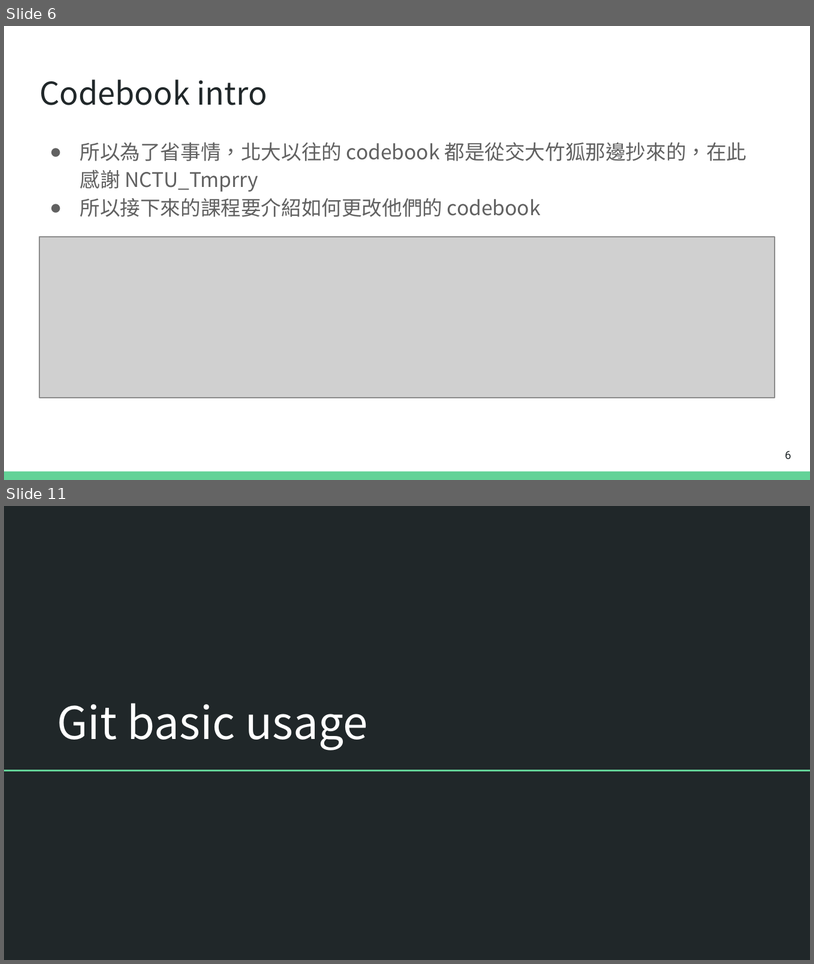
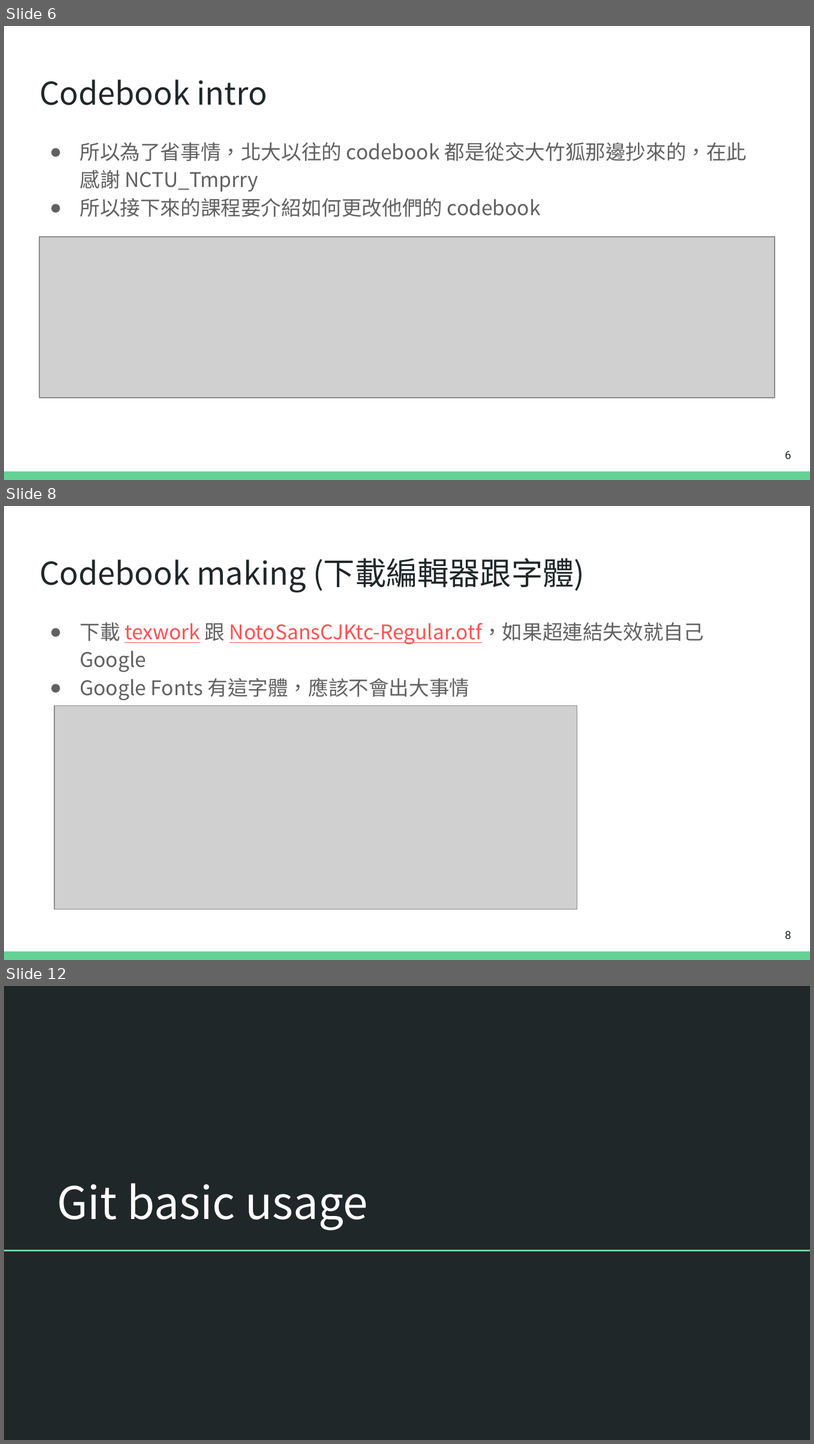
Before and after one commit to huskyhello/NTPU_codebook, a slide deck: codebook_tutorial.pptx. Shown one above the other, each under a label of ours: slides 6 and 11 before the commit, slides 6, 8 and 12 after it; the slides between them are not shown. The pictures are 814x964 and 814x1444 pixels, drawn with LibreOffice and Linux fonts; fonts in the diff are those of the drawing; grey boxes stand for pictures. Boxes give left, top, right and bottom in pixels: in the first picture for what was removed or moved away, otherwise in the second. Text is boxed around its words. In the diff, an @@ line names an element or a change of style, - is before the commit and + after.

```diff
--- a/codebook_tutorial.pptx
+++ b/codebook_tutorial.pptx
@@ slide 8 added at [4,506,810,960], background #FFFFFF; not listed: 1 template element that a slide beside it also shows @@
@@ title added at [39,558,585,592], 28 pt, text #202729 @@
+Codebook making (下載編輯器跟字體)
@@ text added at [80,622,704,700], 18 pt, text #616161 @@
+● 下載 texwork 跟 NotoSansCJKtc-Regular.otf，如果超連結失效就自己 Google
+● Google Fonts 有這字體，應該不會出大事情
@@ picture added at [54,705,578,909] @@
@@ page number added at [785,930,791,939], 10 pt, text #202729 @@
+8
@@ what was slide 11 is now slide 12 @@
```
Also in this commit, not shown: 4 slides changed, 7 other files.
